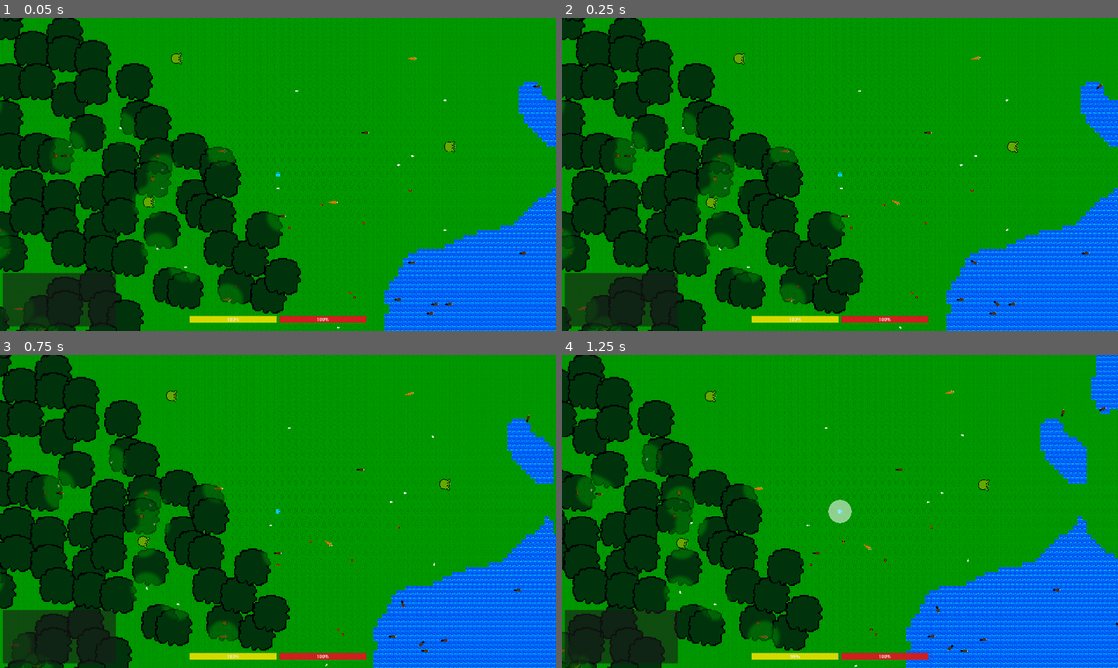
Above: before the commit, frames 1-4 (two rows, left to right).
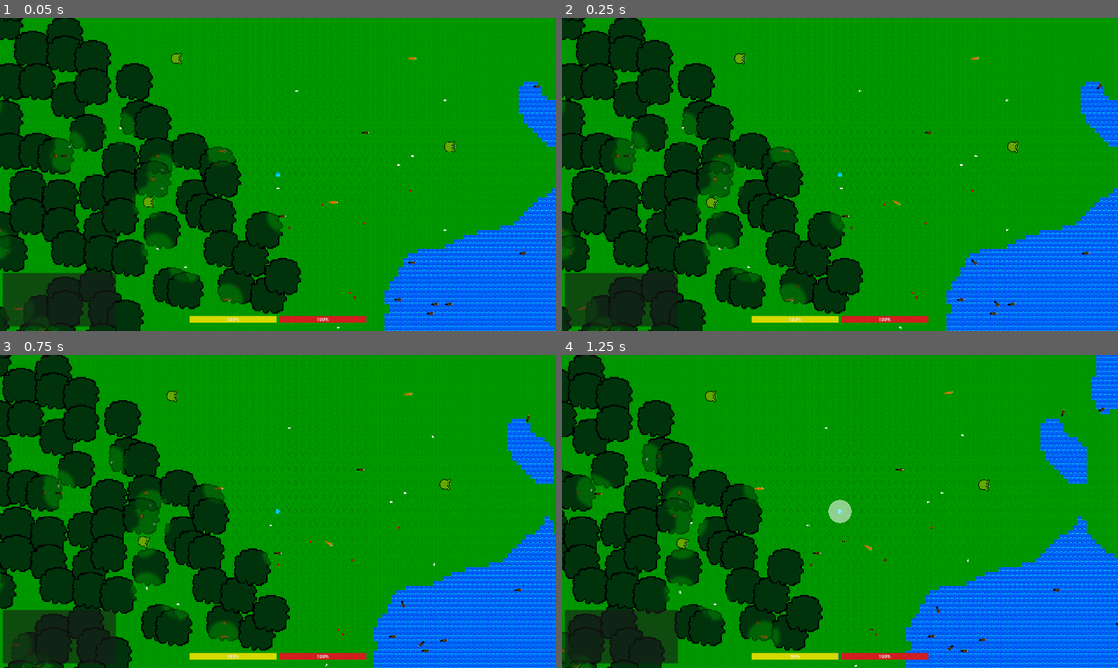
Above: after the commit, the same moments.

Repository: Kyhel/lost-in-pixels
Game: Godot game, scene res://scenes/game.tscn
The game is run twice, just before and just after one commit, with the same random seed, the same clock (stepped at 60 frames per second) and the same inputs.
Inputs:
- Up to frame 1 (0.05 s): no input
- Up to frame 2 (0.25 s): no input
- Up to frame 3 (0.75 s): hold Right (ui_right) from 0.53 s (still down); hold F (attack) from 0.53 s (still down)
- Up to frame 4 (1.25 s): keep holding Right (ui_right); keep holding F (attack)

Frame 1 is identical in both runs. In frame 2, 0.1% of the frame differs, in the area x 3-98%, y 11-100%; in frame 3, 0.1%; in frame 4, 0.1%.

Commit message:
Optimization

Diff:
--- a/actors/movement/movement_strategy.gd
+++ b/actors/movement/movement_strategy.gd
@@ -97,8 +97,7 @@
 				allow_translate = not Node2DUtils.is_within_interaction_range(creature, approach, Constants.INTERACTION_APPROACH_STOP_MARGIN)
 				face_point = approach.global_position
 			MovementRequest.ApproachSpacing.COMBAT:
-				var d_act: float = creature.global_position.distance_to(approach.global_position)
-				allow_translate = d_act > r_c + r_t + Constants.DEFAULT_COMBAT_APPROACH_STANDOFF
+				allow_translate = d_to_actual > r_c + r_t + Constants.DEFAULT_COMBAT_APPROACH_STANDOFF
 				face_point = approach.global_position
 			_:
 				allow_translate = creature.global_position.distance_squared_to(move_goal) > thr * thr
@@ -190,27 +189,23 @@
 	return velocity
 
 func _seek(creature: Creature, target_position: Vector2, max_speed: float) -> Vector2:
-	var desired = target_position - creature.global_position
-	var distance = desired.length()
-
-	if distance == 0:
-		return Vector2.ZERO
-
-	# Arrival behavior (important!)
-	var speed := max_speed
-	if distance < 50:
+	var desired: Vector2 = target_position - creature.global_position
+	var dist_sq: float = desired.length_squared()
+	if dist_sq < 1e-12:
+		return Vector2.ZERO
+	var distance: float = sqrt(dist_sq)
+	var speed: float = max_speed
+	if dist_sq < 2500.0:
 		speed *= distance / 50.0
-
-	desired = desired.normalized() * speed
-
-	return desired
+	return desired * (speed / distance)
 
 func _compute_separation(creature: Creature) -> Vector2:
 
-	var separation_radius = separation_multiplier * creature.creature_data.hitbox_size
-
-	var force = Vector2.ZERO
-	var count = 0
+	var separation_radius: float = separation_multiplier * creature.creature_data.hitbox_size
+	var radius_sq: float = separation_radius * separation_radius
+
+	var force := Vector2.ZERO
+	var count := 0
 
 	for other in creature.get_tree().get_nodes_in_group(Constants.GROUP_FOLLOWING_CREATURES):
 
@@ -220,12 +215,12 @@
 		if other == creature:
 			continue
 
-		var to = creature.global_position - other.global_position
-		var dist = to.length()
-
-		if dist > 0 and dist < separation_radius:
-			var force_strength = (separation_radius - dist) / separation_radius
-			force += to.normalized() * force_strength
+		var to: Vector2 = creature.global_position - other.global_position
+		var dist_sq: float = to.length_squared()
+		if dist_sq > 0.0 and dist_sq < radius_sq:
+			var dist: float = sqrt(dist_sq)
+			var force_strength: float = (separation_radius - dist) / separation_radius
+			force += (to / dist) * force_strength
 			count += 1
 
 	if count > 0:
@@ -241,7 +236,7 @@
 		return Vector2.ZERO
 	if creature.creature_data == null:
 		return Vector2.ZERO
-	if velocity.length() < 5.0:
+	if velocity.length_squared() < 25.0:
 		return Vector2.ZERO
 
 	var shape_node: CollisionShape2D = creature.collisionShape
@@ -265,8 +260,9 @@
 	params.collide_with_areas = false
 	params.exclude = [creature.get_rid()]
 
-	# instance_id -> closest distance (creature center to obstacle center) seen during sweep
-	var obstacle_best_dist: Dictionary = {}
+	# instance_id -> { "dist": float, "node": Node2D } (closest hit per collider during sweep)
+	var obstacle_best: Dictionary = {}
+	var ignore_food: Variant = creature.blackboard.get_value(Blackboard.KEY_TARGET_FOOD)
 
 	for step in range(step_count):
 		var t: float = 0.0
@@ -283,26 +279,26 @@
 			if not (collider is Node2D):
 				continue
 
-			# Dont try to avoid the target food.
-			if collider == creature.blackboard.get_value(Blackboard.KEY_TARGET_FOOD):
+			if collider == ignore_food:
 				continue
 
 			var other: Node2D = collider as Node2D
 			var dist: float = creature.global_position.distance_to(other.global_position)
 			var cid: int = collider.get_instance_id()
-			if not obstacle_best_dist.has(cid):
-				obstacle_best_dist[cid] = dist
+			if not obstacle_best.has(cid):
+				obstacle_best[cid] = {"dist": dist, "node": other}
 			else:
-				obstacle_best_dist[cid] = minf(obstacle_best_dist[cid] as float, dist)
+				var prev: float = obstacle_best[cid]["dist"] as float
+				if dist < prev:
+					obstacle_best[cid]["dist"] = dist
 
 	var total_force := Vector2.ZERO
-	for cid_key in obstacle_best_dist:
-		var cid: int = int(cid_key)
-		var collider: Object = instance_from_id(cid)
-		if collider == null or not is_instance_valid(collider) or not (collider is Node2D):
-			continue
-		var other: Node2D = collider as Node2D
-		var dist: float = obstacle_best_dist[cid_key] as float
+	for cid_key in obstacle_best:
+		var entry: Dictionary = obstacle_best[cid_key] as Dictionary
+		var other: Node2D = entry["node"] as Node2D
+		if other == null or not is_instance_valid(other):
+			continue
+		var dist: float = entry["dist"] as float
 
 		var hit_dir: Vector2 = other.global_position - creature.global_position
 		if hit_dir.length_squared() < 0.0001:
--- a/utils/node2d_utils.gd
+++ b/utils/node2d_utils.gd
@@ -18,7 +18,7 @@
 ## Radius used for interaction distance checks and movement hold distances. Matches [method Creature.get_hitbox_radius]
 ## when available, otherwise the first circle [CollisionShape2D] on [param node].
 static func get_target_radius_for_interaction(node: Node2D) -> float:
-	if node.has_method("get_hitbox_radius"):
+	if node is Creature or node is Player:
 		return node.get_hitbox_radius()
 	return get_collision_radius(node)
 
